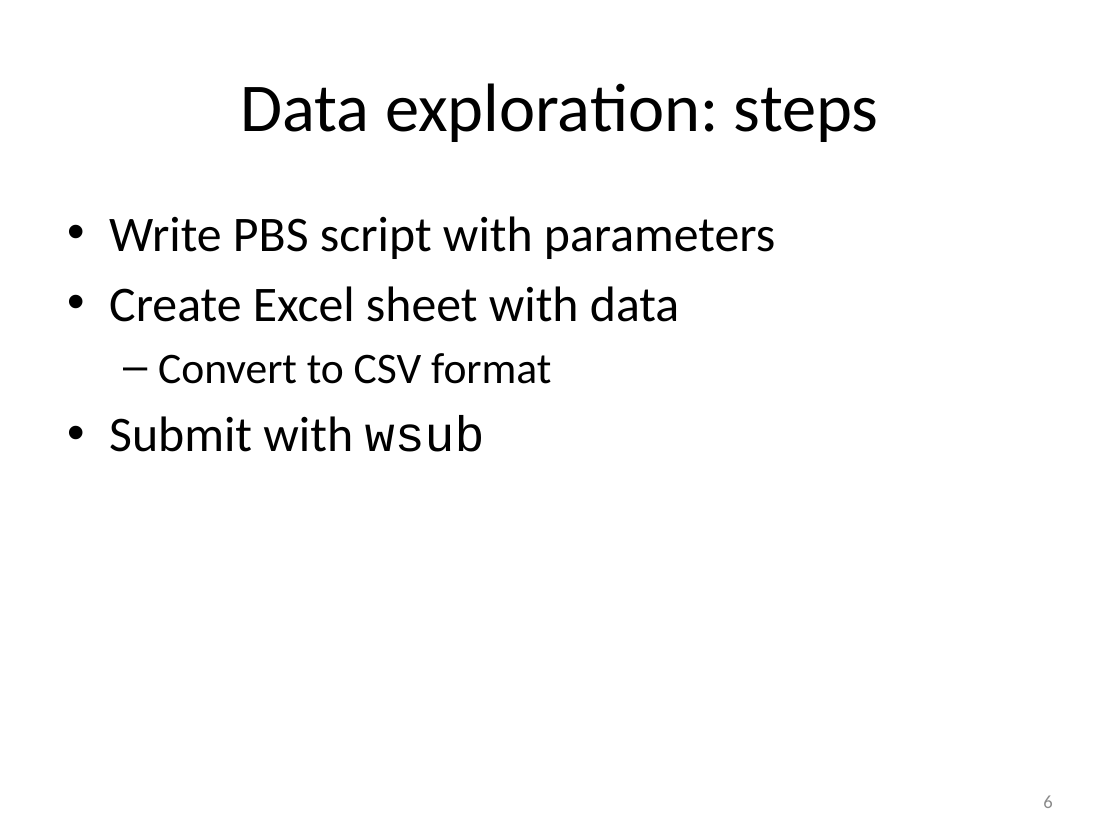
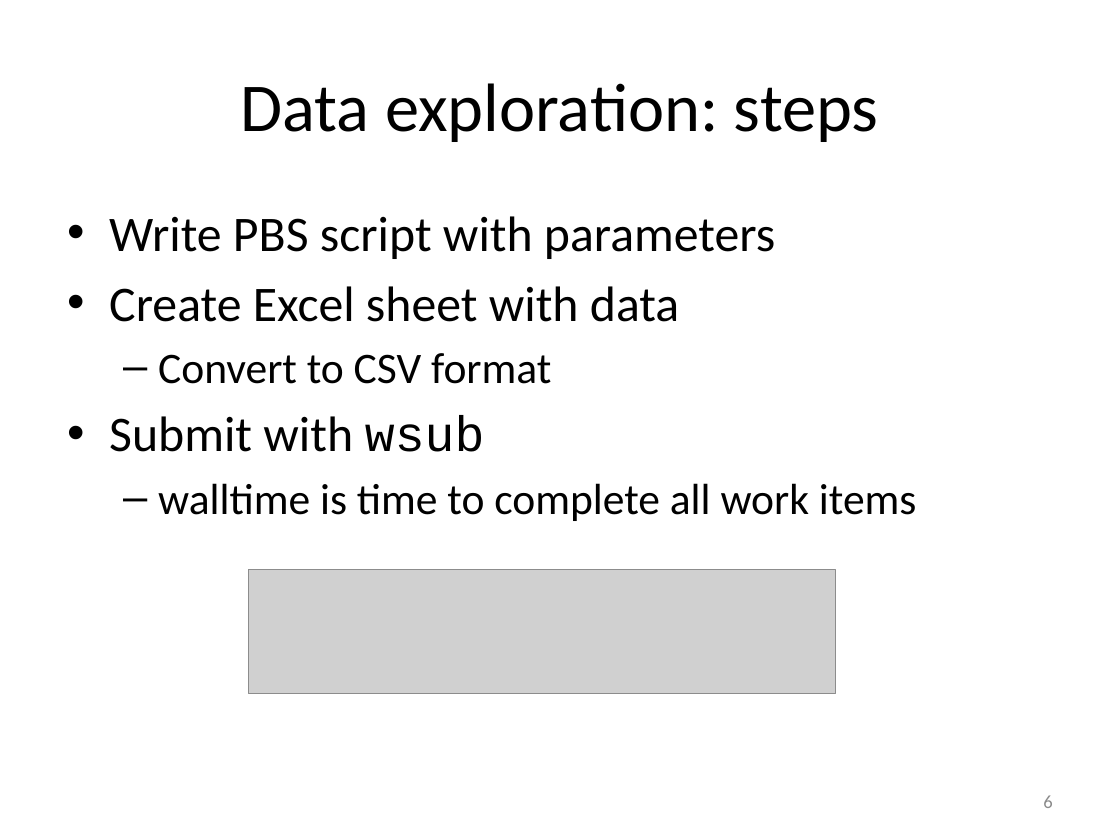
Before and after one commit to gjbex/training-material, a slide deck: slide 6 of Misc/worker_atools.pptx. Drawn at 1120x840 pixels with LibreOffice and Linux fonts; fonts in the diff are those of the drawing; grey boxes stand for pictures. Boxes give left, top, right and bottom in pixels: in the first picture for what was removed or moved away, otherwise in the second. Text is boxed around its words. In the diff, an @@ line names an element or a change of style, - is before the commit and + after.

Commit message:
Add remarks on walltime for worker/atools

```diff
--- a/Misc/worker_atools.pptx
+++ b/Misc/worker_atools.pptx
@@ text at <box>158,483,916,521</box>: paragraph added @@
+  – walltime is time to complete all work items
@@ picture added at <box>249,570,837,693</box> @@
```
Also in this commit, not shown: 5 other slides changed, 1 slide added.
